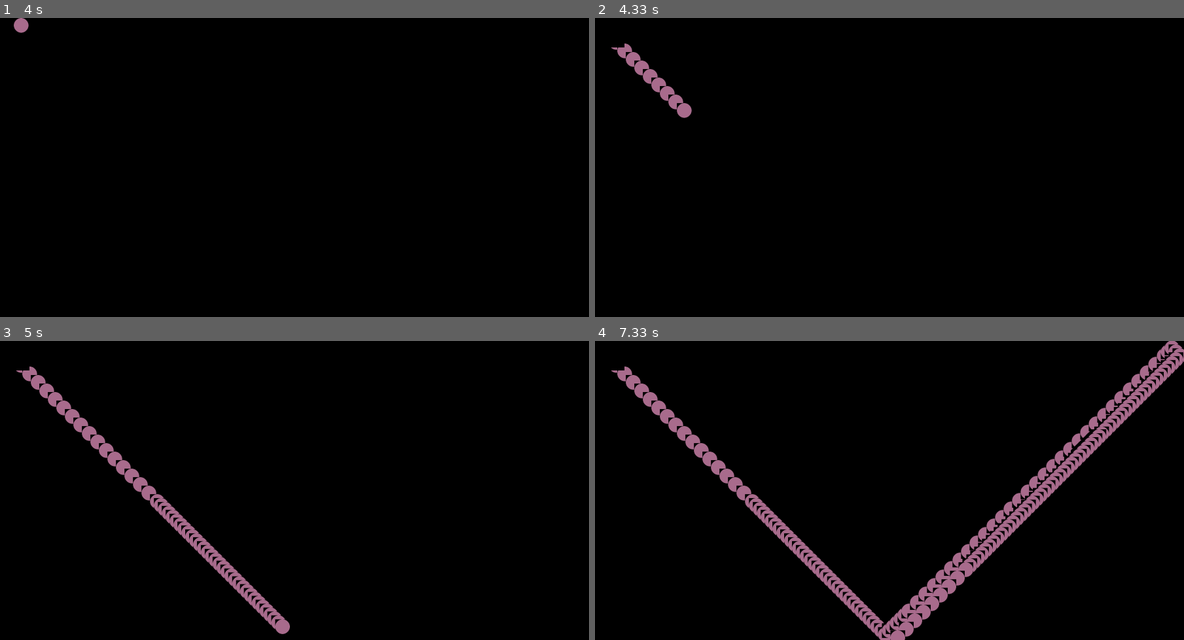
Above: before the commit, frames 1-4 (two rows, left to right).
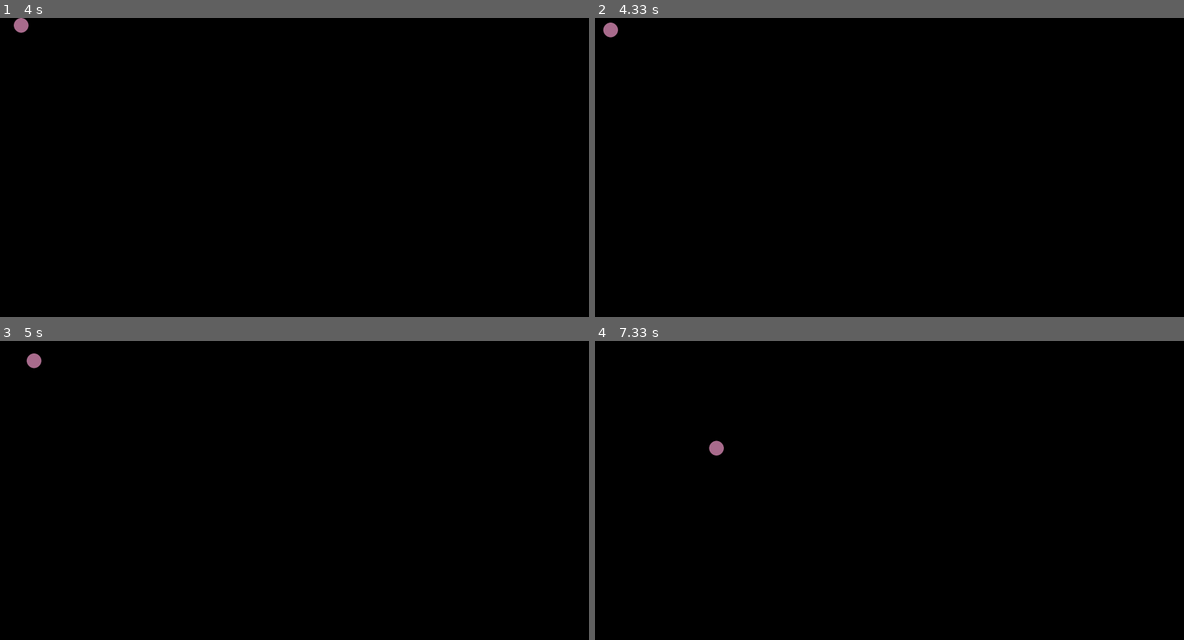
Above: after the commit, the same moments.

Repository: RedPanic/pygame_drawing
Game: pygame game, started from main.py
The game is run twice, just before and just after one commit, with the same random seed, the same clock (stepped at 60 frames per second) and the same inputs.
Inputs:
- Up to frame 1 (4 s): hold 0 0.33-0.8 s; hold Right 0.33-0.8 s; hold Space 1.83-2.37 s; hold Left 1.83-2.37 s; tap 1 at 2.4 s; tap Ctrl at 2.73 s; hold Left 3.07-3.6 s; tap 2 at 3.22 s; hold Left from 3.63 s (still down)
- Up to frame 2 (4.33 s): release Left at 4.1 s; tap Space at 4.13 s
- Up to frame 3 (5 s): hold Right from 4.47 s (still down); tap 2 at 4.62 s
- Up to frame 4 (7.33 s): release Right at 5.1 s; hold Left 5.13-5.6 s; hold Right 5.63-6.1 s; hold Right 6.13-6.6 s; tap 2 at 6.28 s; hold Left 6.63-7.17 s; hold Left from 7.2 s (still down)

Frame 1 is identical in both runs. In frame 2, 0.8% of the frame differs, in the area x 1-17%, y 1-34%; in frame 3, 2.8%; in frame 4, 7.8%, in the area x 2-100%, y 0-100%.

Commit message:
Updated engine and optimized methods

Diff:
--- a/Objects/AntiBlur.py
+++ b/Objects/AntiBlur.py
@@ -1,12 +1,31 @@
 import pygame
+
 
 class AntiBlur(pygame.sprite.Sprite):
     def __init__(self, obj):
         super(AntiBlur, self).__init__()
-        width = obj.surf.get_width() * 2
-        height = obj.surf.get_height() * 2
+        width = obj.surf.get_width() * 4
+        height = obj.surf.get_height() * 4
         self.surf = pygame.Surface([width, height])
         self.rect = self.surf.get_rect()
+        self.rect.x -= (obj.surf.get_width() // 2)
+        self.rect.y -= (obj.surf.get_height() // 2)
+        self.locked = True
+
+    def reset(self):
+        self.rect.x = 0
+        self.rect.y = 0
+        self.lock()
 
     def move(self, obj):
-        self.rect.move_ip(obj.x_vec * obj.velocity, obj.y_vec * obj.velocity)
+        if not self.locked:
+            self.rect.move_ip((obj.x_vec * obj.velocity), (obj.y_vec * obj.velocity))
+
+    def check_track(self):
+        self.surf.fill((255, 255, 255))
+
+    def lock(self):
+        self.locked = True
+
+    def unlock(self):
+        self.locked = False
--- a/Objects/Ball.py
+++ b/Objects/Ball.py
@@ -13,6 +13,11 @@
         self.screen = screen
         self.x_vec = 1
         self.y_vec = 1
+
+    def reset(self):
+        self.rect.x = 0
+        self.rect.y = 0
+        self.lock()
 
     def draw_ball(self, color):
         pygame.draw.circle(self.surf, color, (self.surf.get_width() // 2, self.surf.get_height() // 2),
@@ -42,14 +47,16 @@
 
         self.rect.move_ip(self.x_vec * self.velocity, self.y_vec * self.velocity)
 
-    def unlock_ball(self):
+    def unlock(self):
         self.locked = False
 
-    def lock_ball(self):
+    def lock(self):
         self.locked = True
 
     def increase_velocity(self, value):
         self.velocity += value
 
     def deacrease_velocity(self, value):
+        if self.velocity <= 0:
+            return
         self.velocity -= value
--- a/main.py
+++ b/main.py
@@ -1,5 +1,6 @@
 import pygame
 import random
+import time
 from Objects.Ball import Ball
 from Objects.AntiBlur import AntiBlur
 
@@ -15,29 +16,35 @@
 
 
 def reset_ball(ball):
-    ball.rect.x = 0
-    ball.rect.y = 0
-    ball.lock_ball()
+    ball.reset()
 
 
 def clear_screen(screen):
     screen.fill((0, 0, 0))
+    pygame.display.update()
+
+
+def draw_objects(screen, objects: list):
+    screen.fill((0, 0, 0))
+
+    for item in objects:
+        screen.blit(item.surf, item.rect)
+
+    pygame.display.update()
 
 
 def main():
-    FPS = 60
+    fps = 60
     running = True
     # SCREEN = pygame.display.set_mode((WIDTH, HEIGHT), pygame.FULLSCREEN)
     SCREEN = pygame.display.set_mode((WIDTH, HEIGHT))
     clock = pygame.time.Clock()
     mode = 0
     ball_obj = Ball(64, 64, (random.randint(100, 255), random.randint(100, 255), random.randint(100, 255)), 3, SCREEN)
-    anti_blur = AntiBlur(ball_obj)
-    on_screen_objects = [ball_obj, anti_blur]
-    SCREEN.blit(ball_obj.surf, ball_obj.rect)
-    SCREEN.fill((0,0,0))
+    screen_objects = [ball_obj]
 
     while running:
+        clock.tick(fps)
         for event in pygame.event.get():
             if event.type == pygame.QUIT:
                 running = False
@@ -50,27 +57,20 @@
                     reset_ball(ball_obj)
                     clear_screen(SCREEN)
                 if event.key == pygame.K_SPACE:
-                    ball_obj.unlock_ball()
+                    ball_obj.unlock()
                 if event.key == pygame.K_LCTRL:
-                    ball_obj.lock_ball()
+                    ball_obj.lock()
                 if event.key == pygame.K_ESCAPE or event.key == pygame.K_F10:
                     running = False
                 if event.key == pygame.K_RIGHT:
-                    ball_obj.increase_velocity(20)
+                    ball_obj.increase_velocity(5)
                 if event.key == pygame.K_LEFT:
-                    ball_obj.deacrease_velocity(20)
+                    ball_obj.deacrease_velocity(5)
                 if event.key == pygame.K_INSERT:
                     clear_screen(SCREEN)
 
-        # SCREEN.fill((0, 0, 0))
         move_ball(ball_obj, mode)
-
-        # SCREEN.blit(SCREEN, SCREEN.get_rect())
-        # pygame.display.update()
-        SCREEN.blit(anti_blur.surf, anti_blur.rect)
-        SCREEN.blit(ball_obj.surf, ball_obj.rect)
-        pygame.display.update(on_screen_objects)
-        clock.tick(FPS)
+        draw_objects(SCREEN, screen_objects)
 
 
 if __name__ == '__main__':
